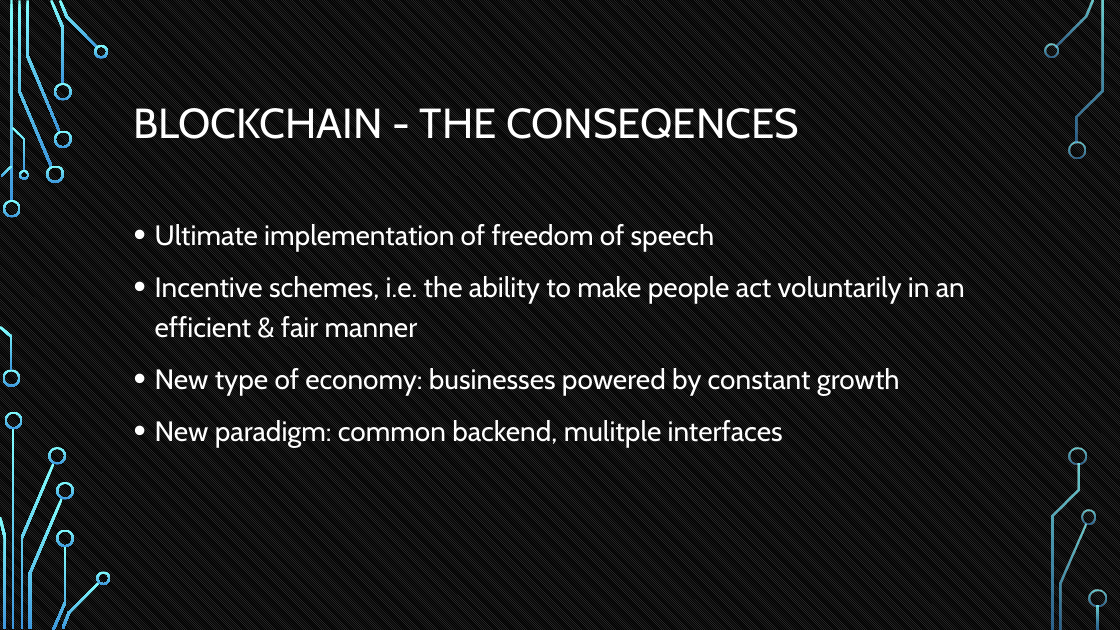
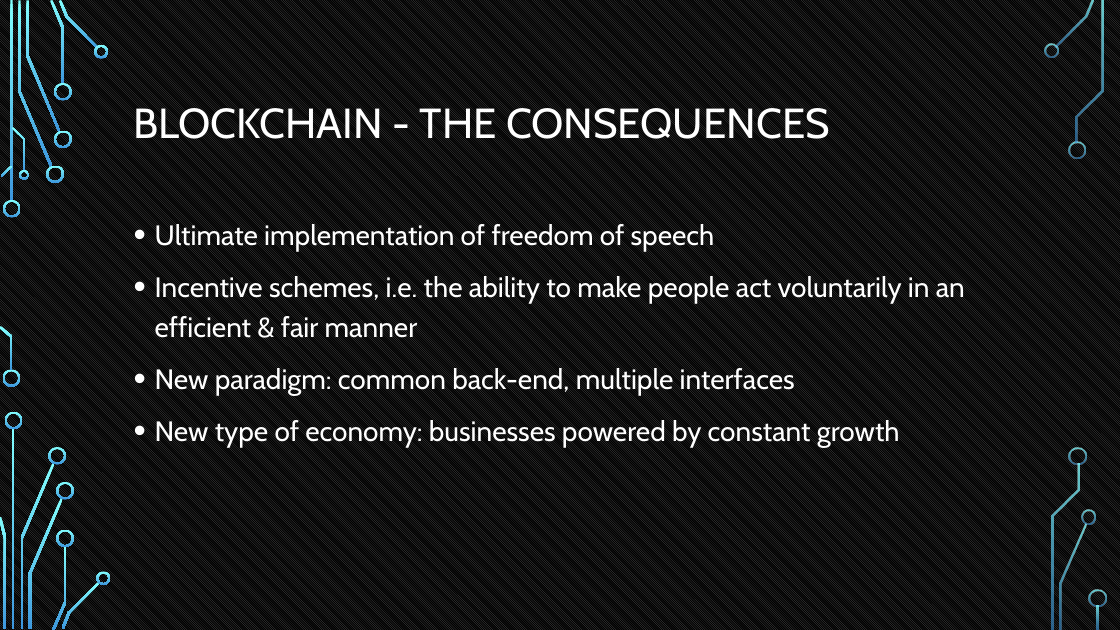
Before and after one commit to tokenika/tokenika.github.io, a slide deck: slide 5 of BrainEmbassy.pptx (slide 3 before the commit). Drawn at 1120x630 pixels with LibreOffice and Linux fonts; fonts in the diff are those of the drawing; background and template pictures are left out. Boxes give left, top, right and bottom in pixels: in the first picture for what was removed or moved away, otherwise in the second. Text is boxed around its words. In the diff, an @@ line names an element or a change of style, - is before the commit and + after.

```diff
--- a/BrainEmbassy.pptx
+++ b/BrainEmbassy.pptx
@@ title at (134,108,830,139): text changed @@
-BLOCKCHAIN - THE CONSEQENCES
+BLOCKCHAIN - THE CONSEQUENCES
@@ text at (155,368,795,396): paragraph added @@
+• New paradigm: common back-end, multiple interfaces
@@ text at (155,420,783,448): paragraph removed @@
-• New paradigm: common backend, mulitple interfaces
```
Also in this commit, not shown: 1 other slide changed, 2 slides added, 1 other file.
